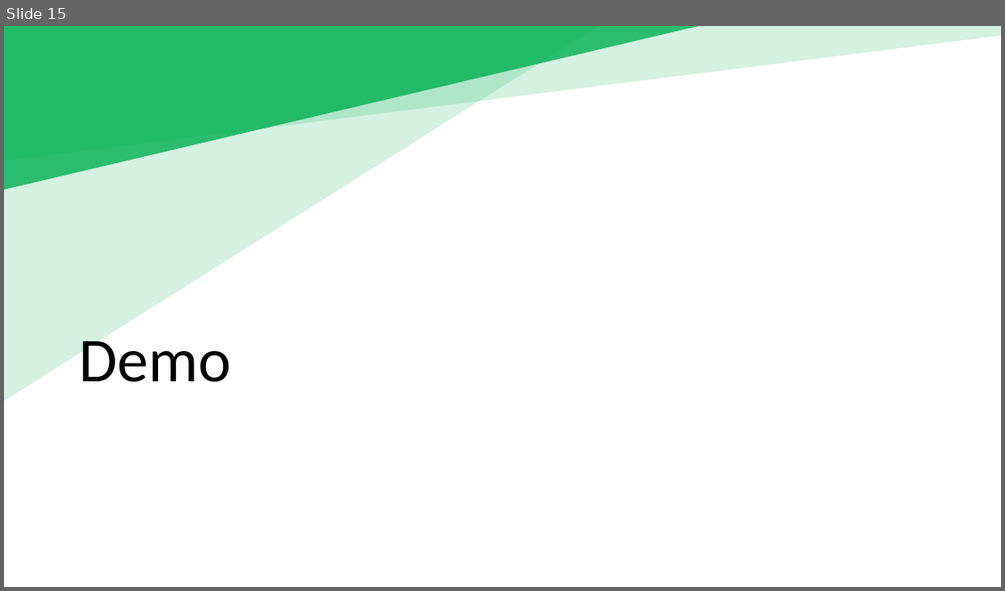
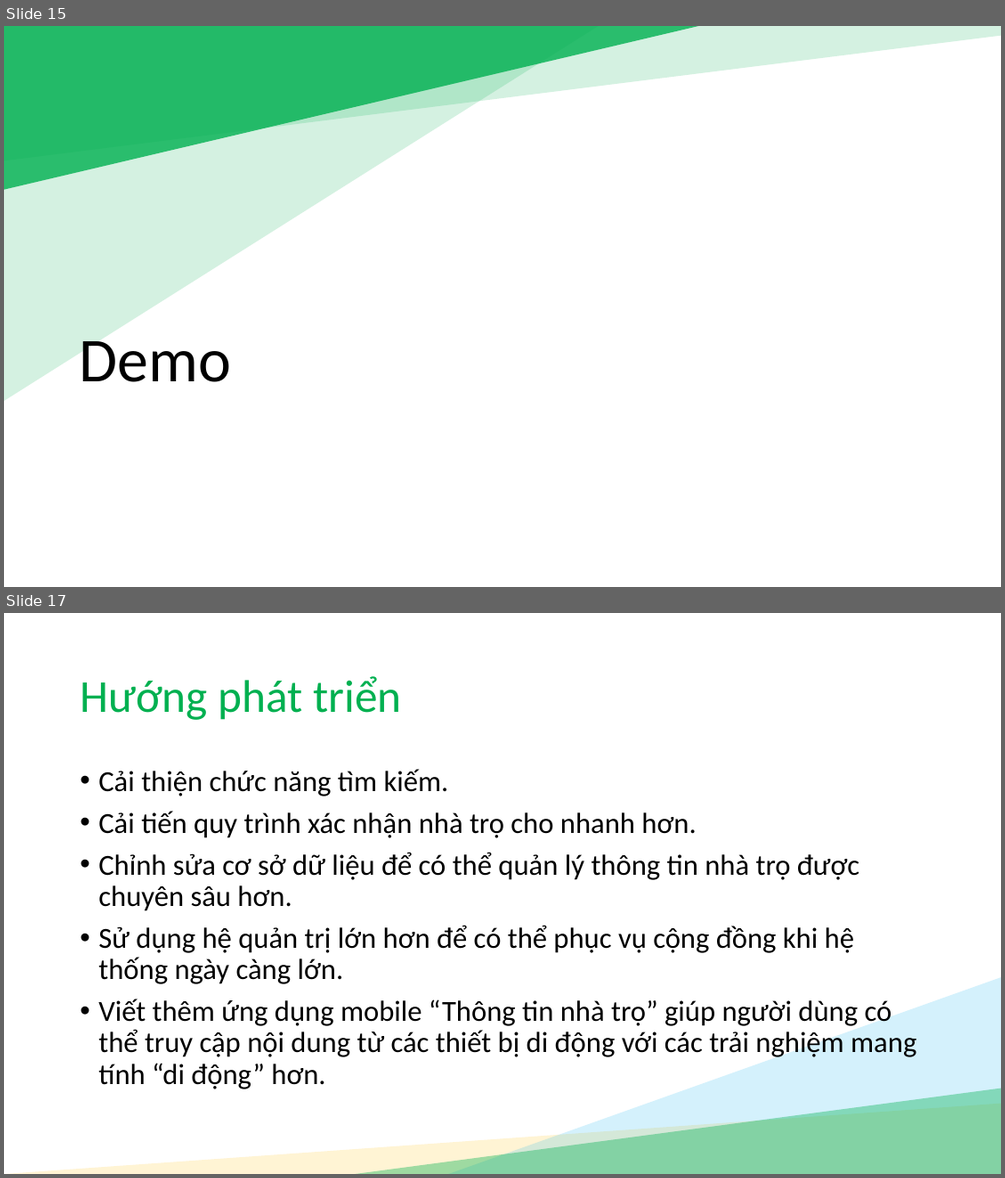
Before and after one commit to duduct/NienLuan4, a slide deck: docs/NL04_Báo cáo niên luận.pptx. Shown one above the other, each under a label of ours: slide 15 before the commit, slides 15 and 17 after it; the slides between them are not shown. The pictures are 1005x591 and 1005x1178 pixels, drawn with LibreOffice and Linux fonts; fonts in the diff are those of the drawing. Boxes give left, top, right and bottom in pixels: in the first picture for what was removed or moved away, otherwise in the second. Text is boxed around its words. In the diff, an @@ line names an element or a change of style, - is before the commit and + after.

```diff
--- a/docs/NL04_Báo cáo niên luận.pptx
+++ b/docs/NL04_Báo cáo niên luận.pptx
@@ slide 17 added at (x1=4, y1=613, x2=1001, y2=1174), background #FFFFFF @@
@@ title added at (x1=80, y1=676, x2=401, y2=720), 44 pt, text #00B050 @@
+Hướng phát triển
@@ text added at (x1=98, y1=769, x2=916, y2=1089), 28 pt, text #000000 @@
+• Cải thiện chức năng tìm kiếm.
+• Cải tiến quy trình xác nhận nhà trọ cho nhanh hơn.
+• Chỉnh sửa cơ sở dữ liệu để có thể quản lý thông tin nhà trọ được chuyên sâu hơn.
+• Sử dụng hệ quản trị lớn hơn để có thể phục vụ cộng đồng khi hệ thống ngày càng lớn.
+• Viết thêm ứng dụng mobile “Thông tin nhà trọ” giúp người dùng có thể truy cập nội dung từ các thiết bị di động với các trải nghiệm mang tính “di động” hơn.
@@ right triangle added at (x1=449, y1=977, x2=1001, y2=1174), fill #00B0F0 at 17% opacity @@
@@ right triangle added at (x1=356, y1=1088, x2=1001, y2=1174), fill #00B050 at 38% opacity @@
@@ right triangle added at (x1=4, y1=1103, x2=1001, y2=1174), fill #FFC000 at 17% opacity @@
```
Also in this commit, not shown: 1 slide changed, 2 other slides added, 1 other file.
